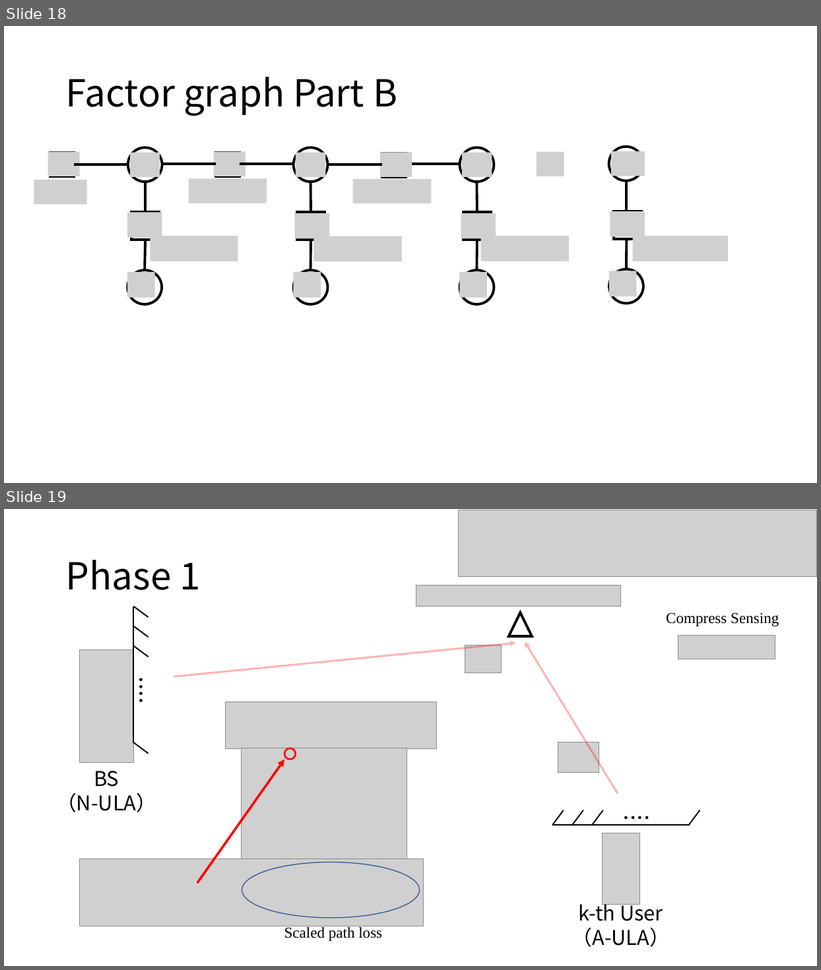
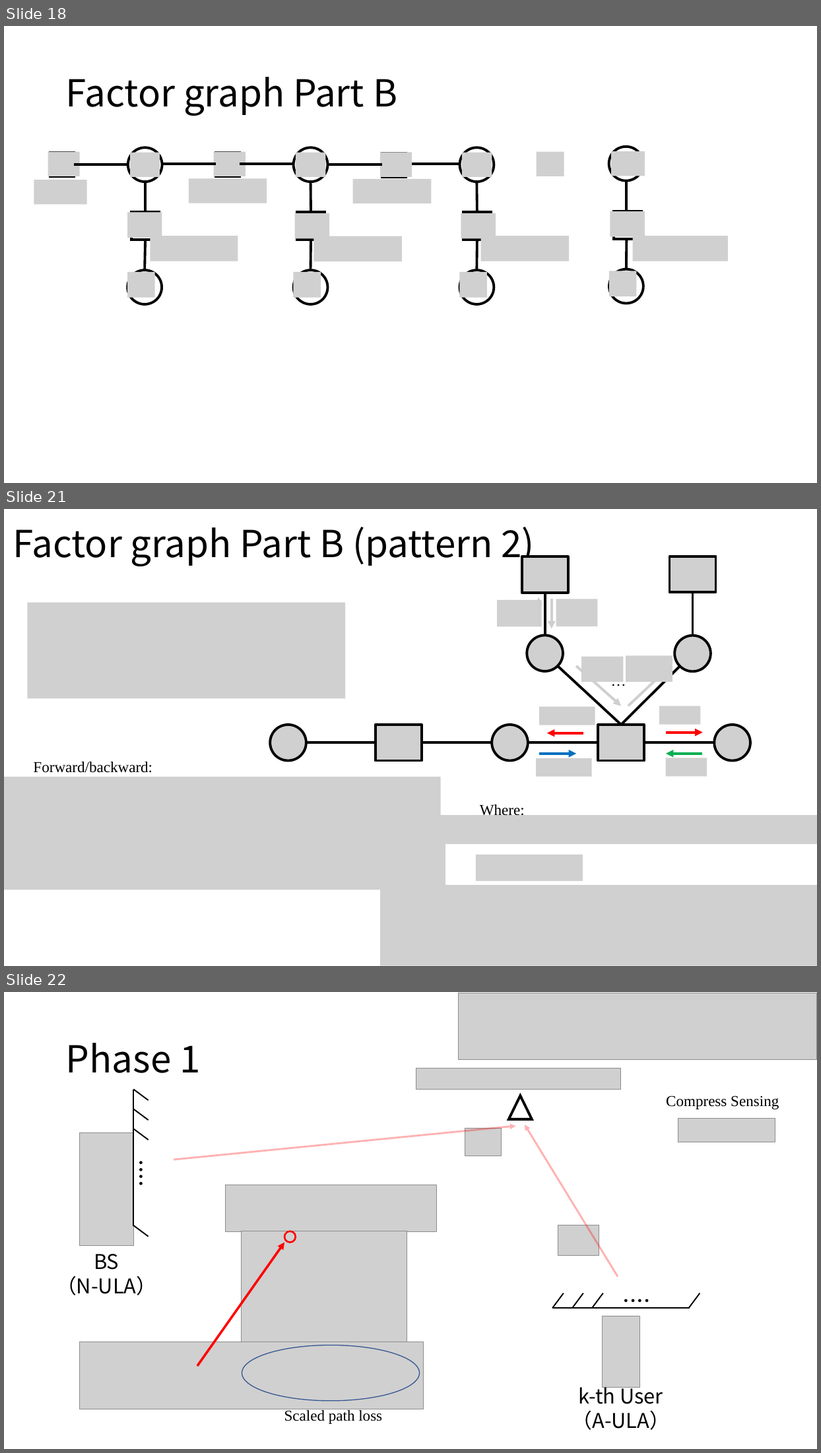
Before and after one commit to Brook1711/RIS-Angular-Domain, a slide deck: doc/RIS-angular-domain组会汇报.pptx. Shown one above the other, each under a label of ours: slides 18 and 19 before the commit, slides 18, 21 and 22 after it; the slides between them are not shown. The pictures are 821x970 and 821x1453 pixels, drawn with LibreOffice and Linux fonts; fonts in the diff are those of the drawing; grey boxes stand for pictures. Boxes give left, top, right and bottom in pixels: in the first picture for what was removed or moved away, otherwise in the second. Text is boxed around its words. In the diff, an @@ line names an element or a change of style, - is before the commit and + after.

```diff
--- a/doc/RIS-angular-domain组会汇报.pptx
+++ b/doc/RIS-angular-domain组会汇报.pptx
@@ slide 21 added at bbox=[4, 509, 817, 966], background #FFFFFF @@
@@ title added at bbox=[13, 527, 534, 567], 44 pt, text #000000 @@
+Factor graph Part B (pattern 2)
@@ picture added at bbox=[27, 602, 345, 698] @@
@@ group added at bbox=[270, 557, 750, 777]: 17 pictures, 8 lines, 8 arrows, 1 text @@
+…
@@ text added at bbox=[33, 762, 152, 773], 18 pt, text #000000 @@
+Forward/backward:
@@ picture added at bbox=[4, 777, 441, 835] @@
@@ text added at bbox=[480, 805, 525, 815], 18 pt, text #000000 @@
+Where:
@@ picture added at bbox=[424, 815, 817, 844] @@
@@ picture added at bbox=[4, 832, 446, 890] @@
@@ picture added at bbox=[476, 855, 583, 882] @@
@@ picture added at bbox=[380, 885, 817, 966] @@
@@ what was slide 19 is now slide 22 @@
```
Also in this commit, not shown: 2 other slides added, 2 other files.
